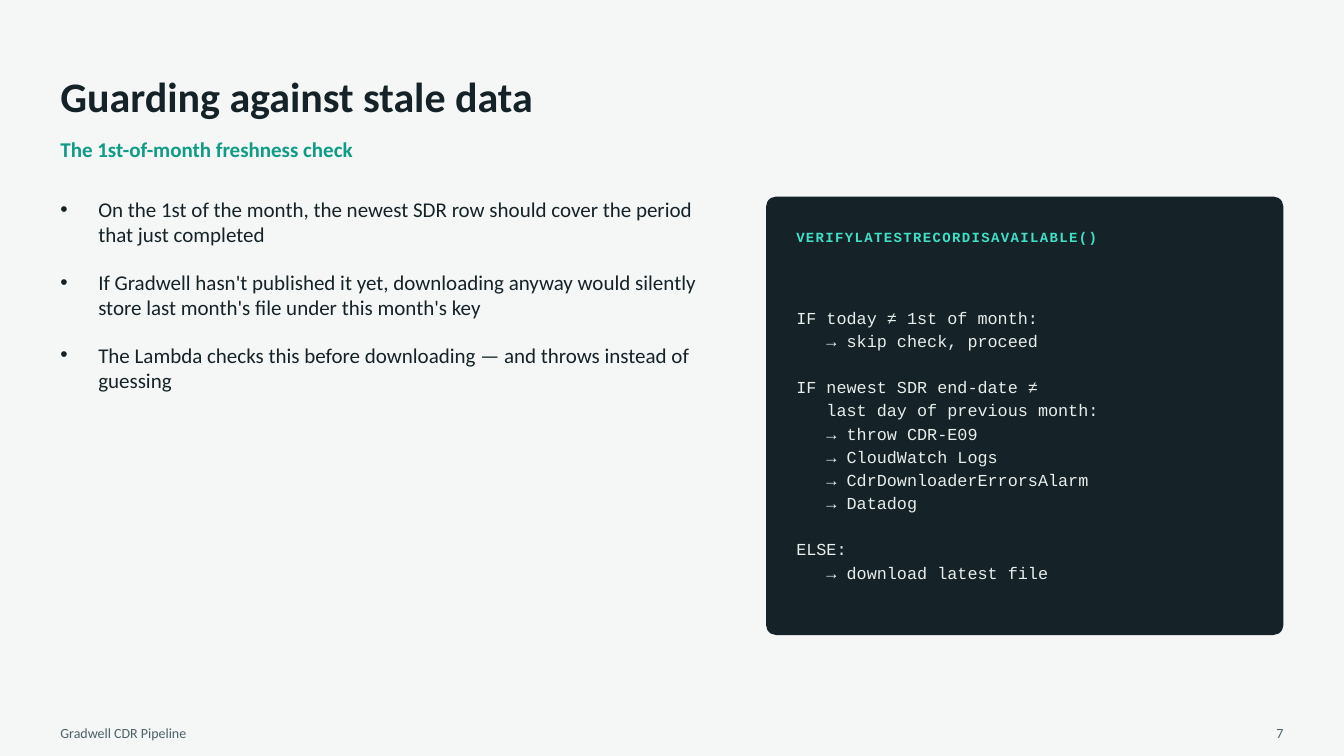
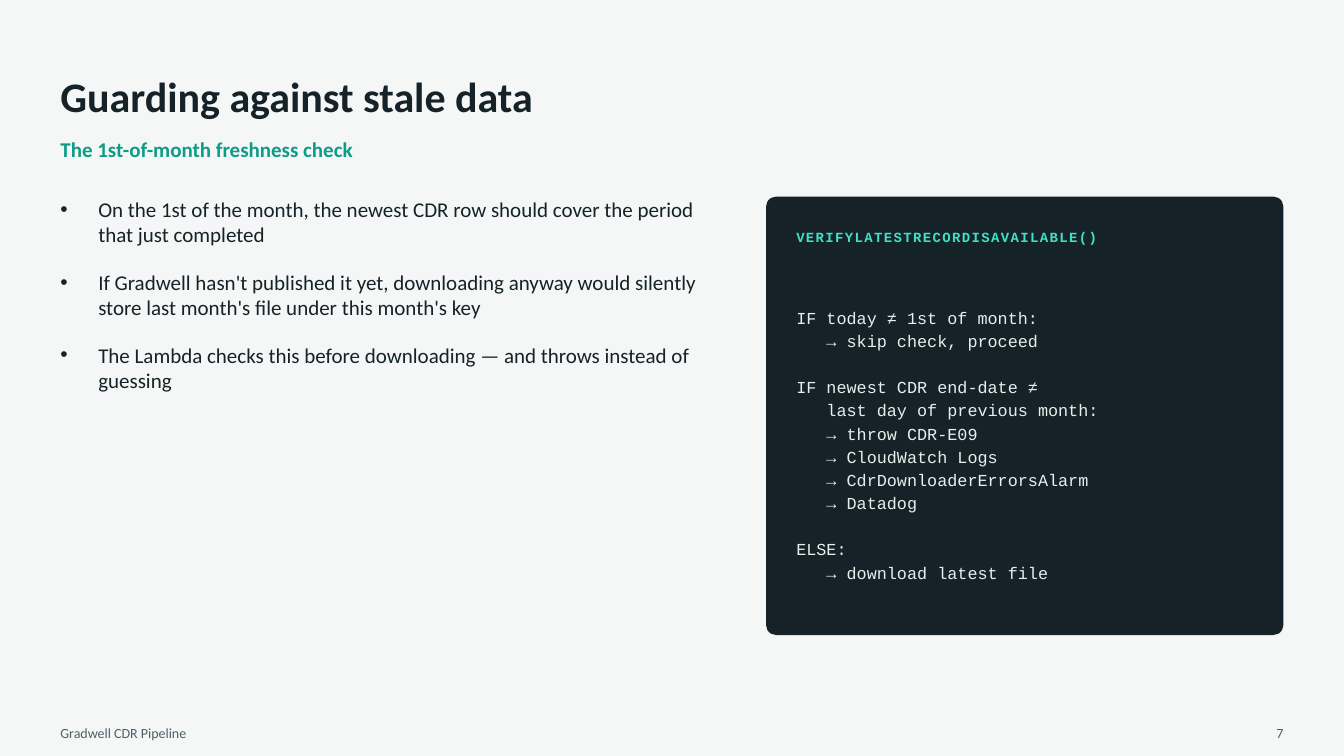
Before and after one commit to owenid/portal_login_automation_for_sdr_download, a slide deck: slide 7 of Gradwell-CDR-Pipeline-Solution-Overview.pptx. Drawn at 1344x756 pixels with LibreOffice and Linux fonts; fonts in the diff are those of the drawing. Boxes give left, top, right and bottom in pixels: in the first picture for what was removed or moved away, otherwise in the second. Text is boxed around its words. In the diff, an @@ line names an element or a change of style, - is before the commit and + after.

```diff
--- a/Gradwell-CDR-Pipeline-Solution-Overview.pptx
+++ b/Gradwell-CDR-Pipeline-Solution-Overview.pptx
@@ text at [98,202,694,246]: text changed @@
-• On the 1st of the month, the newest SDR row should cover the period that just completed
+• On the 1st of the month, the newest CDR row should cover the period that just completed
@@ text at [796,381,1018,393]: text changed @@
-IF newest SDR end-date ≠
+IF newest CDR end-date ≠
```
Also in this commit, not shown: 4 other files.
